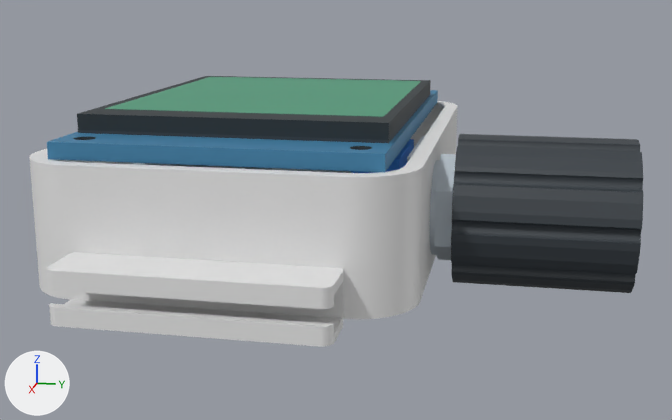
A saved change to the Blender file esp32s3_watch_box_fit_check.blend.
Rendered twice from a 50 mm camera at (100.9, 26.7, 28.3) aimed at (1.5, 6.8, 3.4). Lighting does not change. The marker at lower left points along +X, +Y and +Z. The picture after the commit comes second.

Objects in the first picture: 'Black grip cap — 15x17 VISUAL REFERENCE', 'CASE — move orange cutters to relocate openings', 'Encoder hex mounting nut — reference', 'LCD PCB — 1.60 mm', 'LCD active area — 32.634×27.972', 'LCD adhesive — 0.30 mm', 'LCD module — 37.43×30.07×1.56' and 6 more.
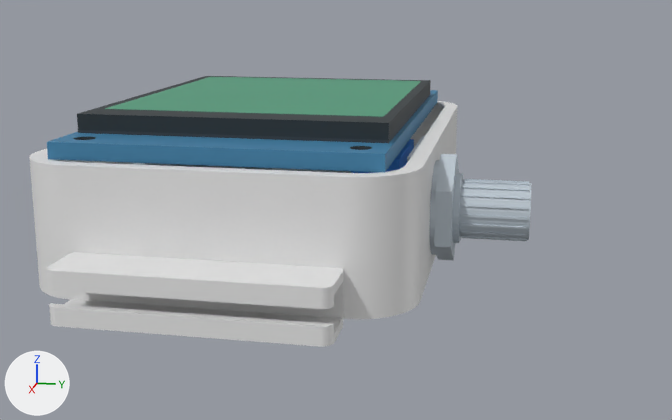
What the commit changed:
Object 'Black grip cap — 15x17 VISUAL REFERENCE' (ob_black_grip_cap___15x17_visual_reference) is deleted.

Changed parts and their boxes (x1, y1, x2, y2) in the pictures (672 x 420 px):
'Black grip cap — 15x17 VISUAL REFERENCE', deleted
    before: (451, 134, 643, 293)
'Encoder knurled shaft — nominal 6 mm reference', unchanged, uncovered by the edit
    after: (459, 180, 531, 240)
